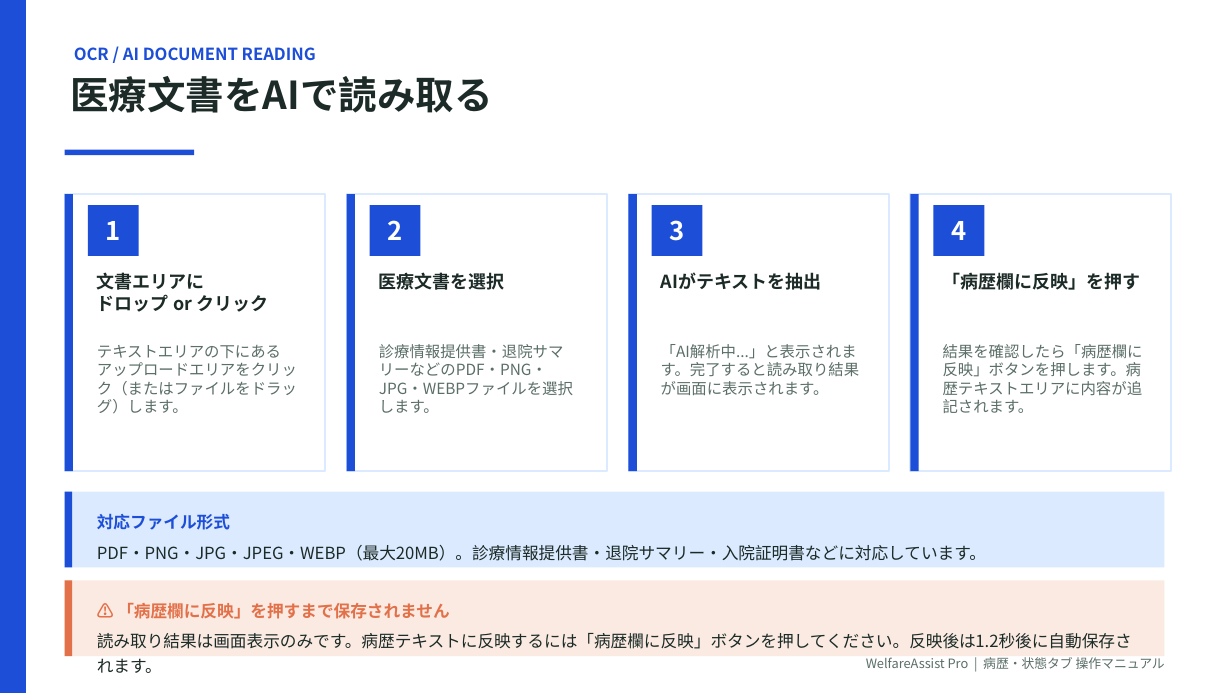
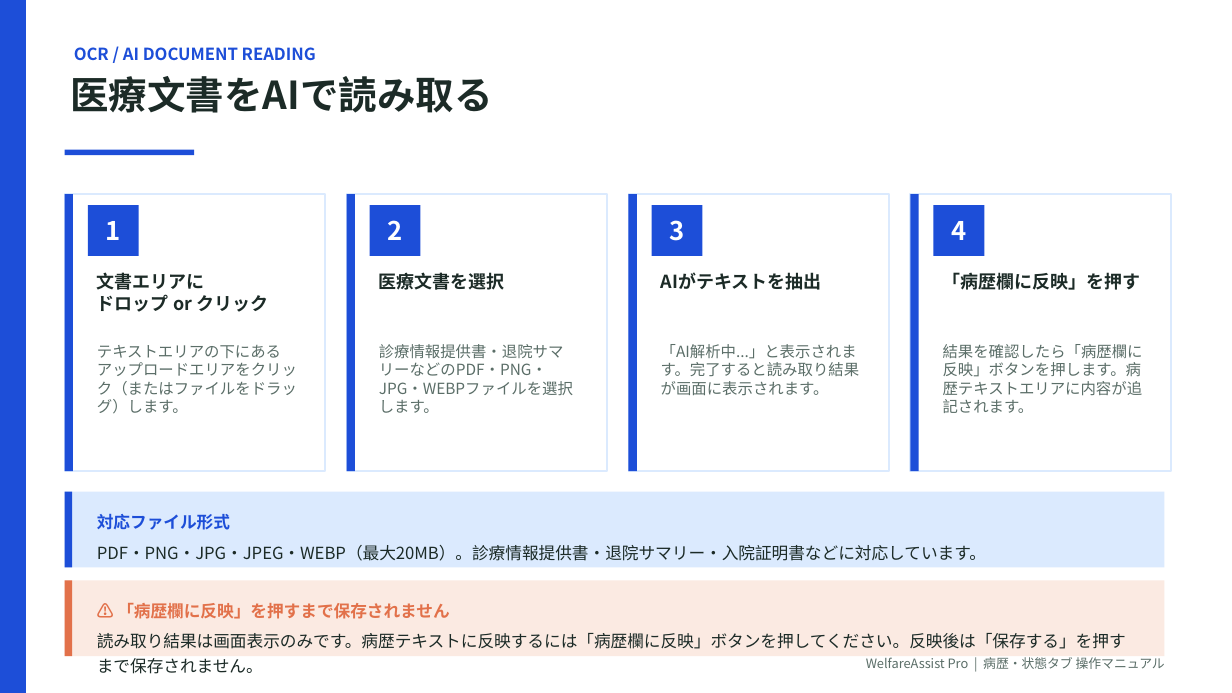
Before and after one commit to yoriko-kikunaga/welfare-assist-pro, a slide deck: slide 4 of docs/病歴・状態タブ_操作マニュアル.pptx. Drawn at 1232x693 pixels with LibreOffice and Linux fonts; fonts in the diff are those of the drawing. Boxes give left, top, right and bottom in pixels: in the first picture for what was removed or moved away, otherwise in the second. Text is boxed around its words. In the diff, an @@ line names an element or a change of style, - is before the commit and + after.

```diff
--- a/docs/病歴・状態タブ_操作マニュアル.pptx
+++ b/docs/病歴・状態タブ_操作マニュアル.pptx
@@ text at [97,633,1126,674]: text changed @@
-読み取り結果は画面表示のみです。病歴テキストに反映するには「病歴欄に反映」ボタンを押してください。反映後は1.2秒後に自動保存されます。
+読み取り結果は画面表示のみです。病歴テキストに反映するには「病歴欄に反映」ボタンを押してください。反映後は「保存する」を押すまで保存されません。
```
Also in this commit, not shown: 1 other slide changed, 9 other files.
